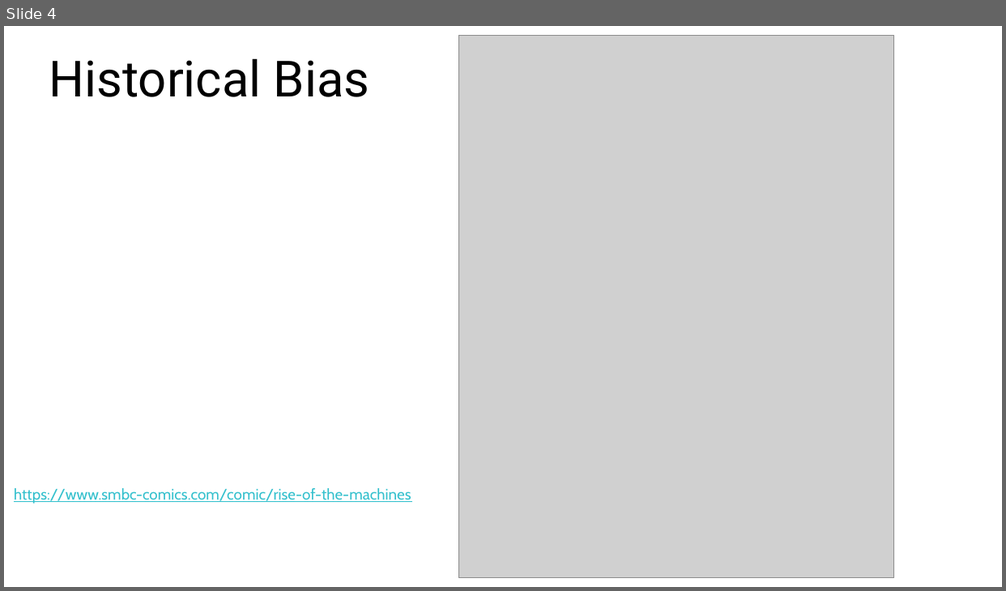
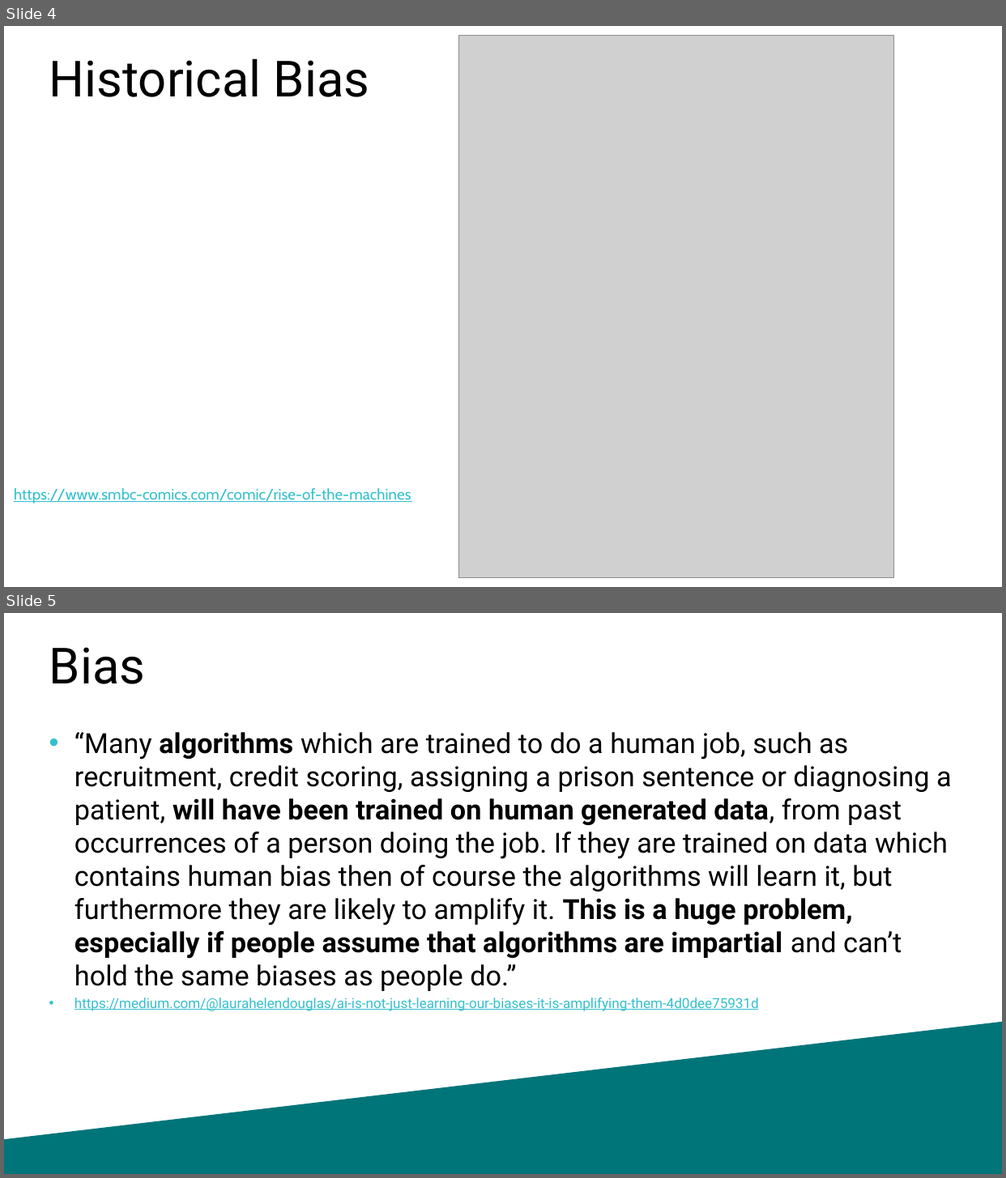
Before and after one commit to williamadba/Public-Presentations, a slide deck: SQLSat Baton Rouge BI 2020/Ethics in Modern Data.pptx. Shown one above the other, each under a label of ours: slide 4 before the commit, slides 4 and 5 after it. The pictures are 1006x591 and 1006x1178 pixels, drawn with LibreOffice and Linux fonts; fonts in the diff are those of the drawing; grey boxes stand for pictures. Boxes give left, top, right and bottom in pixels: in the first picture for what was removed or moved away, otherwise in the second. Text is boxed around its words. In the diff, an @@ line names an element or a change of style, - is before the commit and + after.

```diff
--- a/SQLSat Baton Rouge BI 2020/Ethics in Modern Data.pptx
+++ b/SQLSat Baton Rouge BI 2020/Ethics in Modern Data.pptx
@@ slide 5 added at box(4, 613, 1002, 1174), background #FFFFFF @@
@@ title added at box(49, 647, 146, 684), 36 pt, text #000000 @@
+Bias
@@ text added at box(74, 732, 952, 1012), 20 pt, text #000000 @@
+• “Many algorithms which are trained to do a human job, such as recruitment, credit scoring, assigning a prison sentence or diagnosing a patient, will have been trained on human generated data, from past occurrences of a person doing the job. If they are trained on data which contains human bias then of course the algorithms will learn it, but furthermore they are likely to amplify it. This is a huge problem, especially if people assume that algorithms are impartial and can’t hold the same biases as people do.”
+• https://medium.com/@laurahelendouglas/ai-is-not-just-learning-our-biases-it-is-amplifying-them-4d0dee75931d
@@ freeform shape added at box(4, 1022, 1002, 1174), fill #007579 @@
```
Also in this commit, not shown: 8 slides changed, 12 other slides added.
